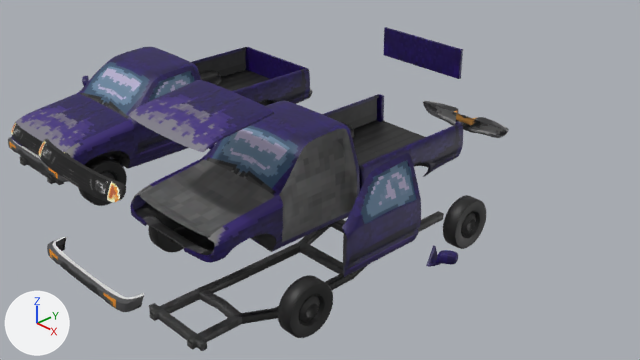
A saved change to the Blender file Assets/Models/Tacoma/Tacoma.blend.
Camera for both pictures: the file's camera 'Camera'. Arrows for +X, +Y and +Z are at lower left; the lights stay in place.

In view in the first picture: 'Body', 'Body.001', 'BumperFront', 'BumperFront.001', 'BumperRear', 'BumperRear.001', 'Door.L', 'Door.L.002', 'Frame', 'Frame.001', 'Grille', 'Grille.001', 'Hood', 'Hood.001', 'Tailgate', 'Tailgate.001', 'WheelF.l', 'WheelF.l.001', 'WheelR.l', 'WingMirror.L', 'WingMirror.L.003'.
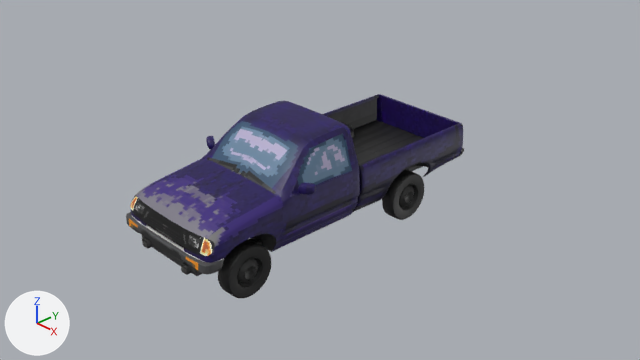
Location of each change, [x1, y1, x2, y2] in pixels of the pictures (640 x 360 px):
'Door.L', moved
    before: [342, 153, 421, 277]
    after: [279, 127, 357, 242]
'Hood', moved
    before: [129, 80, 274, 152]
    after: [137, 158, 275, 239]
'Body.001', deleted
    before: [12, 47, 310, 169]
'Frame', moved
    before: [149, 211, 444, 351]
    after: [142, 166, 423, 276]
'WheelF.l', moved
    before: [278, 275, 333, 338]
    after: [218, 240, 271, 298]
'Tailgate', moved
    before: [383, 27, 463, 79]
    after: [381, 95, 457, 138]
'Grille', moved
    before: [39, 139, 126, 203]
    after: [130, 195, 215, 256]
'Hood.001', deleted (blue)
    before: [16, 94, 127, 152]
'WheelR.l', moved
    before: [443, 195, 486, 249]
    after: [382, 169, 424, 220]
'BumperFront', moved
    before: [47, 237, 144, 312]
    after: [126, 212, 224, 274]
'Door.L.002', deleted (blue)
    before: [131, 66, 198, 160]
'BumperRear', moved
    before: [423, 101, 509, 138]
    after: [458, 147, 464, 157]
'Tailgate.001', deleted (blue)
    before: [249, 48, 303, 79]
'WheelF.l.001', deleted (black)
    before: [79, 157, 127, 206]
'WingMirror.L', moved
    before: [426, 245, 458, 267]
    after: [291, 180, 316, 197]
'BumperFront.001', deleted
    before: [8, 137, 69, 182]
'Grille.001', deleted (black)
    before: [11, 122, 70, 156]
'Frame.001', deleted
    before: [19, 104, 269, 185]
'WingMirror.L.003', deleted
    before: [82, 76, 89, 86]
'BumperRear.001', deleted
    before: [305, 89, 313, 100]

What changed in the scene script:
```text
Change ob_door_l:
    ob_door_l.location: (1.678, -1.165, 0.138) -> (0.678, -1.165, 0.138)
Change ob_bumperfront:
    ob_bumperfront.location: (0.0, -1.0, 0.0) -> (0.0, 0.0, 0.0)
Change ob_grille:
    ob_grille.location: (0.0, -1.0, 1.0) -> (0.0, 0.0, 0.0)
Change ob_tailgate:
    ob_tailgate.location: (0.0, 1.875, 1.0) -> (0.0, 1.875, 0.0)
Change ob_bumperrear:
    ob_bumperrear.location: (0.0, 1.0, 0.0) -> (0.0, 0.0, 0.0)
Change ob_frame:
    ob_frame.location: (0.0, -0.9, -1.35) -> (0.0, -0.9, -0.35)
Change ob_wheelf_l:
    ob_wheelf_l.location: (1.676, -1.771, -0.324) -> (0.676, -1.771, -0.324)
Change ob_wheelr_l:
    ob_wheelr_l.location: (1.679, 0.852, -0.324) -> (0.679, 0.852, -0.324)
Change ob_hood:
    ob_hood.location: (0.0, -1.294, 1.461) -> (0.0, -1.294, 0.461)
Change ob_wingmirror_l:
    ob_wingmirror_l.location: (1.678, -1.165, 0.138) -> (0.678, -1.165, 0.138)
Remove ob_body_001:
    ob_body_001 = bpy.data.objects.new('Body.001', me_cube_008)
Remove ob_bumperfront_001:
    ob_bumperfront_001 = bpy.data.objects.new('BumperFront.001', me_cube_010)
Remove ob_bumperrear_001:
    ob_bumperrear_001 = bpy.data.objects.new('BumperRear.001', me_cube_015)
Remove ob_door_l_002:
    ob_door_l_002 = bpy.data.objects.new('Door.L.002', me_cube_009)
Change ob_wingmirror_l_002:
    remove ob_wingmirror_l_002.parent = ob_door_l_002
Remove ob_door_l_003:
    ob_door_l_003 = bpy.data.objects.new('Door.L.003', me_cube_009)
Remove ob_wingmirror_l_003:
    ob_wingmirror_l_003 = bpy.data.objects.new('WingMirror.L.003', me_cube_018)
Remove ob_frame_001:
    ob_frame_001 = bpy.data.objects.new('Frame.001', me_plane_001)
Remove ob_grille_001:
    ob_grille_001 = bpy.data.objects.new('Grille.001', me_cube_012)
Remove ob_hood_001:
    ob_hood_001 = bpy.data.objects.new('Hood.001', me_cube_017)
Remove ob_tailgate_001:
    ob_tailgate_001 = bpy.data.objects.new('Tailgate.001', me_cube_014)
Remove ob_wheelf_l_001:
    ob_wheelf_l_001 = bpy.data.objects.new('WheelF.l.001', me_cube_016)
```
